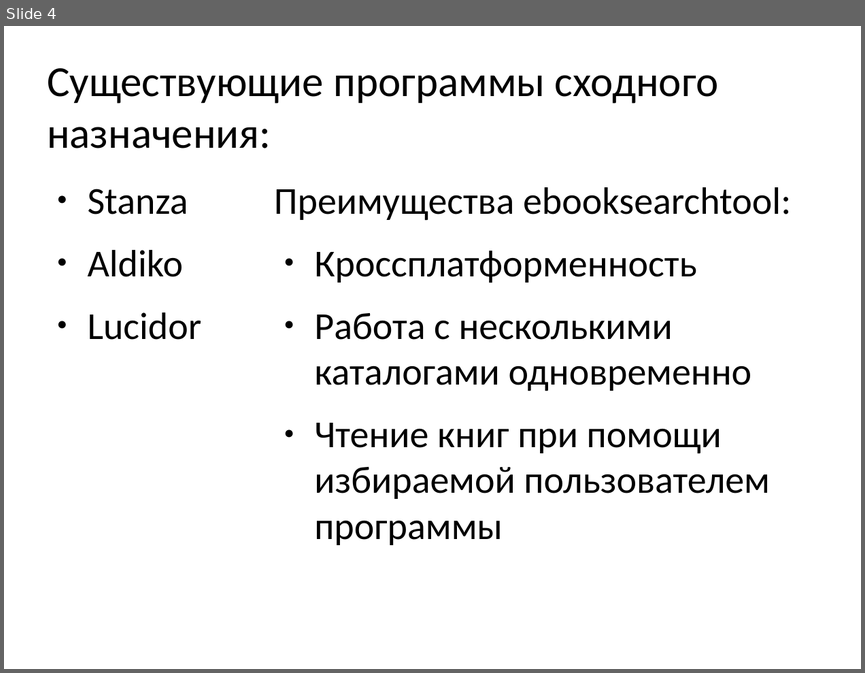
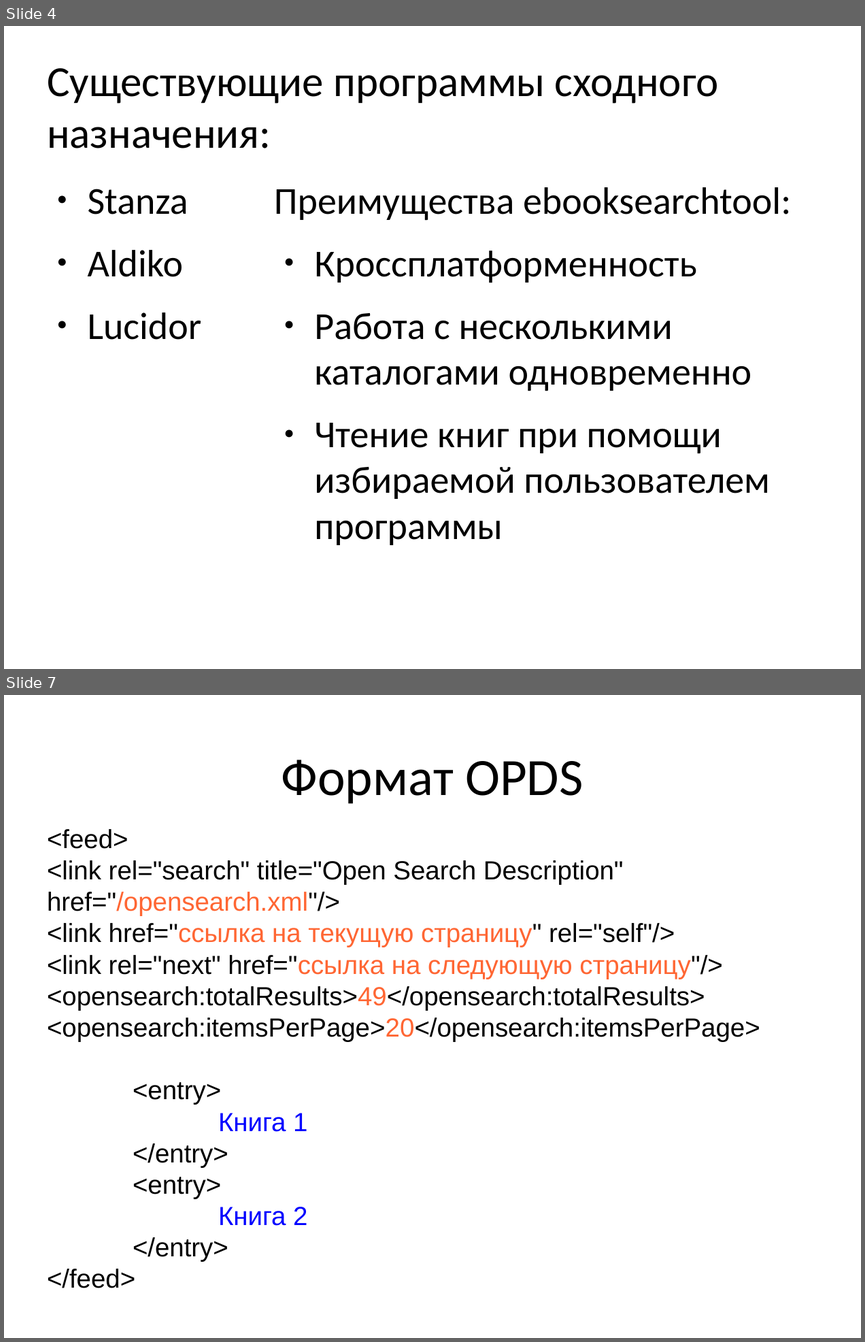
Before and after one commit to kropp/ebooksearchtool, a slide deck: client-java/Presentation.odp. Shown one above the other, each under a label of ours: slide 4 before the commit, slides 4 and 7 after it; the slides between them are not shown. The pictures are 865x673 and 865x1342 pixels, drawn with LibreOffice and Linux fonts; fonts in the diff are those of the drawing. Boxes give left, top, right and bottom in pixels: in the first picture for what was removed or moved away, otherwise in the second. Text is boxed around its words. In the diff, an @@ line names an element or a change of style, - is before the commit and + after.

```diff
--- a/client-java/Presentation.odp
+++ b/client-java/Presentation.odp
@@ slide 7 added at bbox=[4, 695, 861, 1338], background #FFFFFF @@
@@ title added at bbox=[281, 760, 583, 804], 44 pt, text #000000 @@
+Формат OPDS
@@ subtitle added at bbox=[47, 829, 760, 1288], 22 pt, text #000000 @@
+<feed>
+<link rel="search" title="Open Search Description" href="/opensearch.xml"/>
+<link href="ссылка на текущую страницу" rel="self"/>
+<link rel="next" href="ссылка на следующую страницу"/>
+<opensearch:totalResults>49</opensearch:totalResults>
+<opensearch:itemsPerPage>20</opensearch:itemsPerPage>
+<entry>
+Книга 1
+</entry>
+<entry>
+Книга 2
+</entry>
+</feed>
```
Also in this commit, not shown: 5 other slides added, 8 slides removed.
